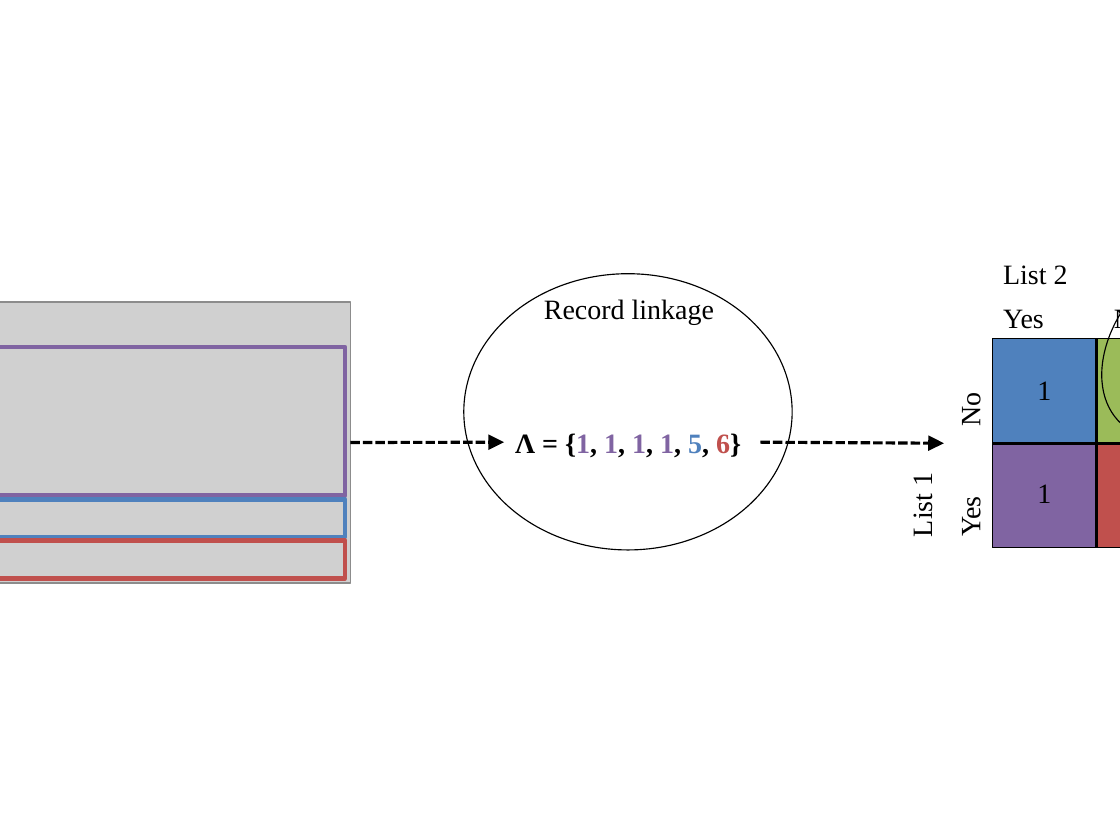
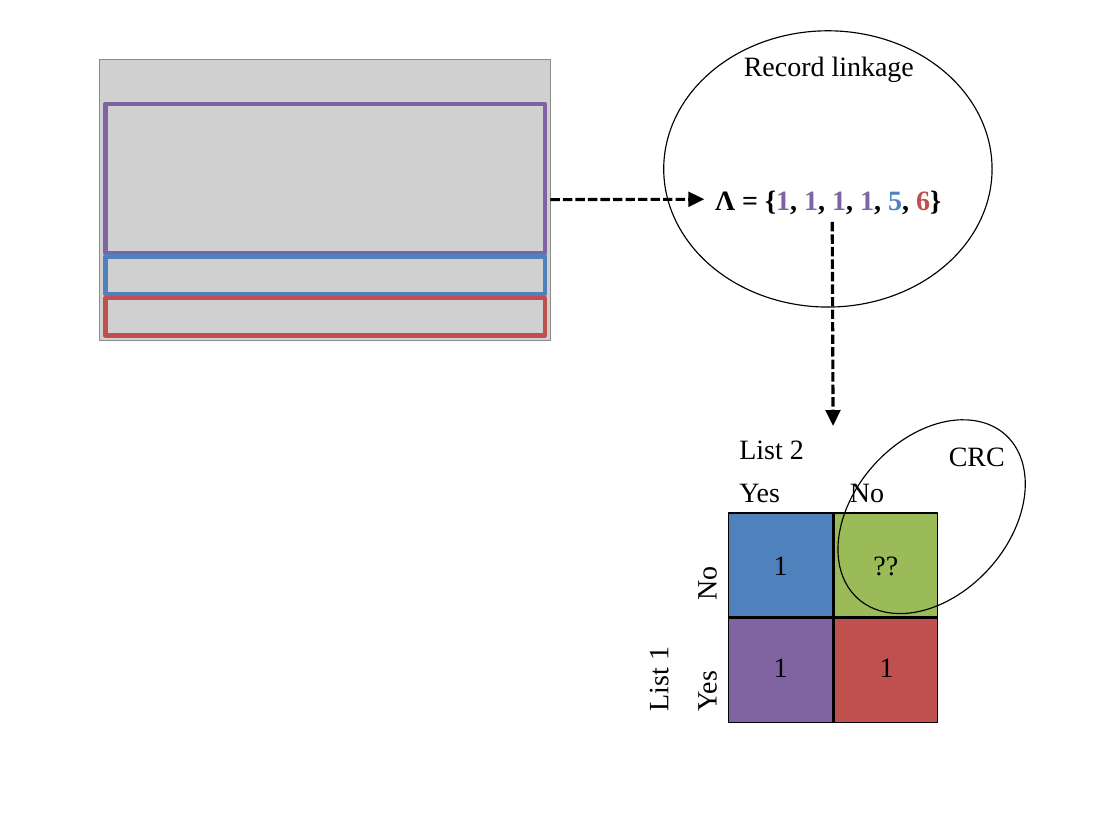
Before and after one commit to andeek/capture-recapture, a slide deck: slide 2 of docs/slides/figure/make_figs.pptx. Drawn at 1120x840 pixels with LibreOffice and Linux fonts; fonts in the diff are those of the drawing; grey boxes stand for pictures. Boxes give left, top, right and bottom in pixels: in the first picture for what was removed or moved away, otherwise in the second. Text is boxed around its words. In the diff, an @@ line names an element or a change of style, - is before the commit and + after.

```diff
--- a/docs/slides/figure/make_figs.pptx
+++ b/docs/slides/figure/make_figs.pptx
@@ ellipse: place and size @@
-ellipse at (464,273,792,550)
+ellipse at (664,31,992,308)
@@ 3 rectangles, 2 texts, 1 picture, 1 arrow: place and size @@
-3 rectangles, 2 texts, 1 picture, 1 arrow at (0,299,741,584)
+3 rectangles, 2 texts, 1 picture, 1 arrow at (100,56,941,340)
@@ arrow moved from (760, 442) - (944, 444) to (832, 222) - (833, 426) @@
@@ text added at (949,447,1005,467), 18 pt, text #000000 @@
+CRC
@@ text added at (862,542,913,587), 18 pt, text #000000 @@
+??
@@ line moved from (992, 444) - (1120, 444) to (728, 618) - (937, 618) @@
@@ 6 texts, 5 rectangles, 1 line, 1 ellipse: place and size @@
-6 texts, 5 rectangles, 1 line, 1 ellipse at (907,208,1120,549)
+6 texts, 5 rectangles, 1 line, 1 ellipse at (643,383,1063,724)
@@ text added at (880,658,894,677), 18 pt, text #000000 @@
+1
```
Also in this commit, not shown: 3 other files.
